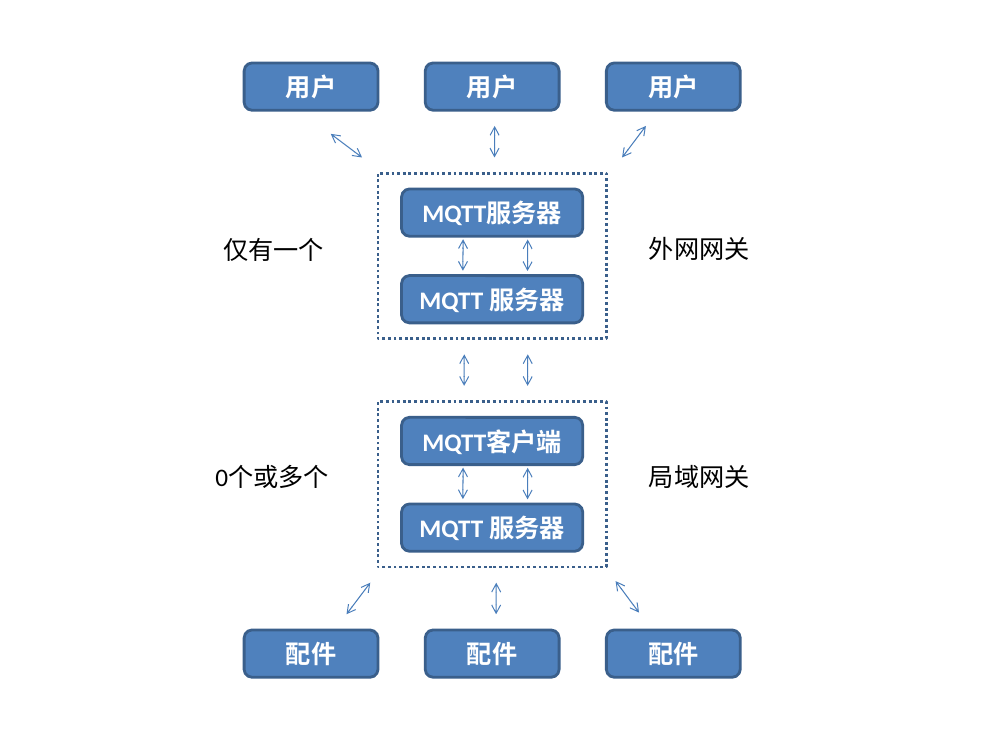
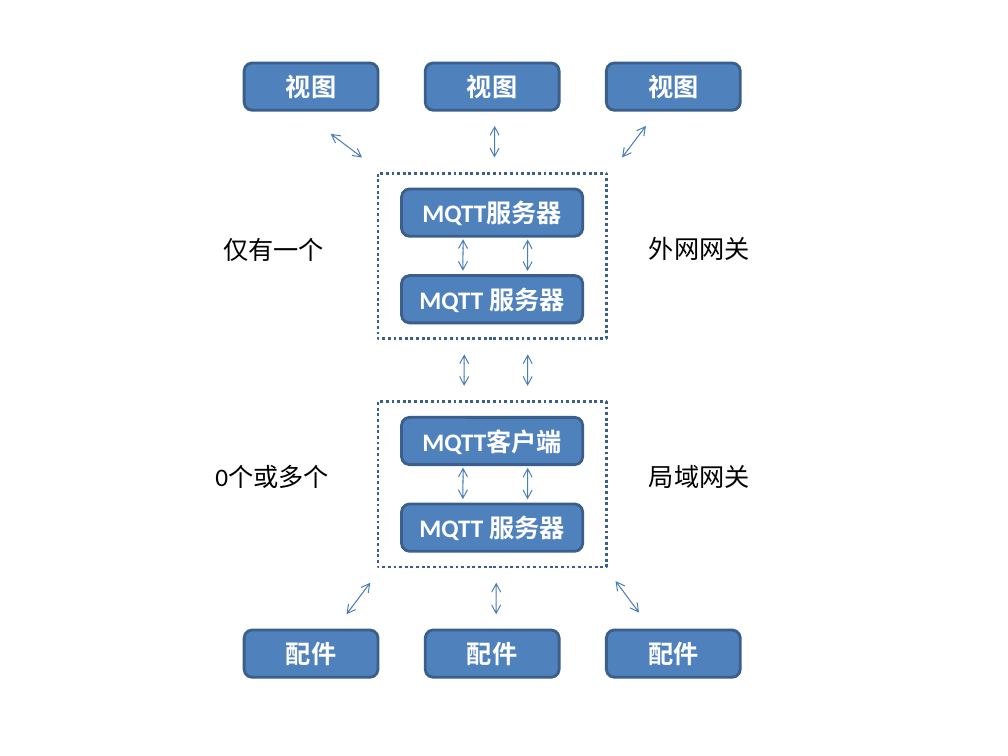
Before and after one commit to qudou/miot, a slide deck: slide 1 of docs/结构图.pptx. Drawn at 1008x756 pixels with LibreOffice and Linux fonts; fonts in the diff are those of the drawing. Boxes give left, top, right and bottom in pixels: in the first picture for what was removed or moved away, otherwise in the second. Text is boxed around its words. In the diff, an @@ line names an element or a change of style, - is before the commit and + after.

```diff
--- a/docs/结构图.pptx
+++ b/docs/结构图.pptx
@@ text in rounded rectangle at [286, 75, 336, 98]: text changed @@
-用户
+视图
@@ text in rounded rectangle at [467, 75, 517, 98]: text changed @@
-用户
+视图
@@ text in rounded rectangle at [648, 75, 698, 98]: text changed @@
-用户
+视图
```
Also in this commit, not shown: 13 other files.
